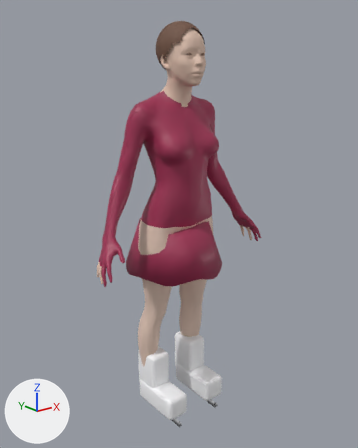
The glTF model public/models/skater-female.glb: old version first, new version second.
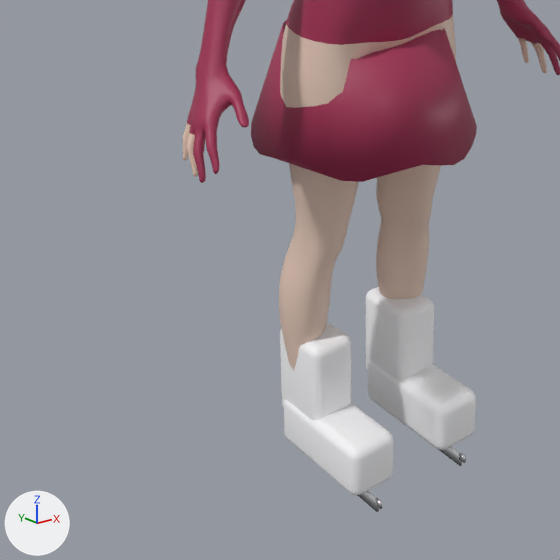
The first picture shows the older version from a camera (50 mm lens) standing at (-1.274, -1.621, 1.537) and looking at (0.024, 0.001, 0.889). The close-ups show the older and then the newer version on the part from 5% to 72% of the width and 47% to 100% of the height of that picture. Only the edits that show in the close-ups are written down. Every picture has the same lights, and +X, +Y and +Z are marked at lower left. Vertices at exactly the same position are counted once.

The first close-up shows 'Skater'.
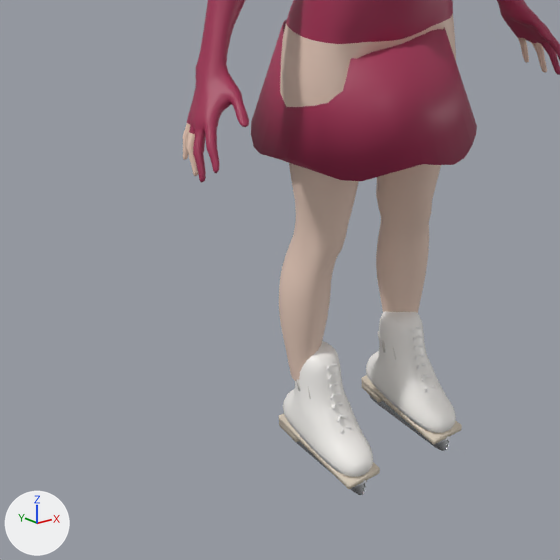
Edits to the bpy script that builds the scene:
```text
Add mat_sole:
    mat_sole = principled_material('sole')
    mat_sole.base_color = (0.78, 0.68, 0.55)  # pale yellow #e5d7c4
    mat_sole.roughness = 0.6
Add mat_vent:
    mat_vent = principled_material('vent')
    mat_vent.base_color = (0.72, 0.7, 0.66)  # light grey #dddad4
    mat_vent.roughness = 0.6
Add mat_plate:
    mat_plate = principled_material('plate')
    mat_plate.base_color = (0.8, 0.81, 0.84)  # white #e7e8ec
    mat_plate.metallic = 0.9
    mat_plate.roughness = 0.35
Add mat_lace:
    mat_lace = principled_material('lace')
    mat_lace.base_color = (0.97, 0.96, 0.94)  # white #fcfaf8
    mat_lace.roughness = 0.7
Change me_geo_body_female_realistic:
    used by ob_skater; location = (0.0, 0.0, 0.0)
    remove me_geo_body_female_realistic.from_pydata(...)  # 10988 vertices, 21764 faces; spans x -0.42..0.42, y -0.21..0.22, z 0.0..1.71
    add me_geo_body_female_realistic.from_pydata(...)  # 11216 vertices, 22064 faces; spans x -0.42..0.42, y -0.21..0.22, z 0.0..1.71
    me_geo_body_female_realistic part 1: the loose piece of 8 vertices spanning x 0.11, y -0.17..0.08, z 0.0..0.03 is scaled about its middle by (5.11, 0.00869, 0.143), then moved by (0.0, -0.02, 0.12), in mat_lace (white #fcfaf8)
    me_geo_body_female_realistic part 2: the loose piece of 8 vertices spanning x 0.11, y -0.18..-0.17, z 0.01..0.03 is scaled about its middle by (5.11, 0.145, 0.272), then moved by (0.0, 0.12, 0.13), in mat_lace (white #fcfaf8)
    me_geo_body_female_realistic part 3: the loose piece of 8 vertices spanning x -0.11, y -0.18..-0.17, z 0.01..0.03 is scaled about its middle by (5.11, 0.145, 0.272), then moved by (0.22, 0.12, 0.13), in mat_lace (white #fcfaf8)
    me_geo_body_female_realistic part 4: the loose piece of 8 vertices spanning x -0.11, y -0.17..0.08, z 0.0..0.03 is scaled about its middle by (5.11, 0.00965, 0.159), then moved by (0.22, 0.01, 0.17), in mat_lace (white #fcfaf8)
    me_geo_body_female_realistic part 5: 20 vertices moved from x -0.15..0.15, y -0.13..0.09, z 0.03..0.24 to x -0.15..0.15, y -0.13..0.09, z 0.02..0.24; 920 vertices removed from x -0.16..0.16, y -0.17..0.09, z 0.03..0.3; 972 vertices added at x -0.16..0.16, y -0.14..0.13, z 0.0..0.27
    other edits to the shape of me_geo_body_female_realistic do not show in these pictures
    add me_geo_body_female_realistic.materials.append(mat_sole)  # pale yellow #e5d7c4
    add me_geo_body_female_realistic.materials.append(mat_plate)  # white #e7e8ec
    add me_geo_body_female_realistic.materials.append(mat_lace)  # white #fcfaf8
    add me_geo_body_female_realistic.materials.append(mat_vent)  # light grey #dddad4
```

Changed parts and their boxes (x1, y1, x2, y2) in the close-ups (560 x 560 px; the box of a moved part takes in the faces that stretch with it):
'Skater', reshaped
    before: (183, 0, 560, 512)
    after: (183, 0, 560, 495)
part 1 of me_geo_body_female_realistic, moved or reshaped (not visible afterwards)
    before: (384, 409, 462, 466)
part 2 of me_geo_body_female_realistic, moved or reshaped
    before: (459, 452, 466, 463)
    after: (421, 375, 425, 381)
part 3 of me_geo_body_female_realistic, moved or reshaped
    before: (375, 498, 382, 509)
    after: (421, 375, 431, 378)
part 4 of me_geo_body_female_realistic, moved or reshaped (not visible afterwards)
    before: (357, 491, 379, 512)
part 5 of me_geo_body_female_realistic, moved or reshaped
    before: (280, 287, 476, 495)
    after: (279, 311, 462, 495)
